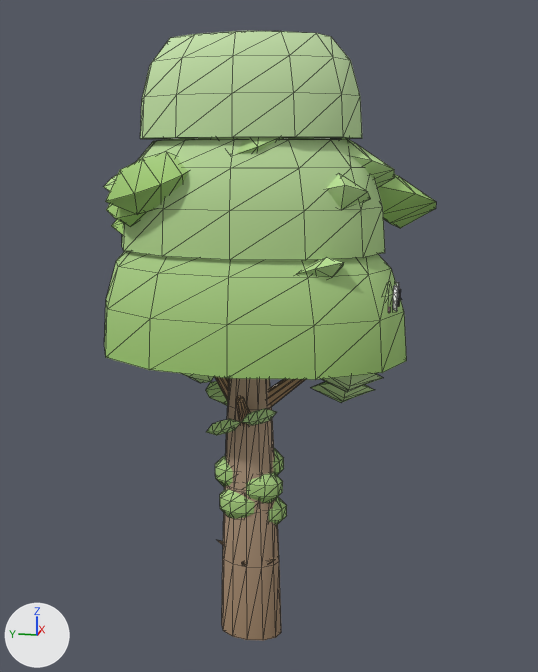
A saved change to the glTF model web-forest/public/model/species/cerbera-manghas.glb.
One viewpoint serves both versions: a 50 mm lens placed at (-0.982, -0.215, 0.71), pointed at (0.012, -0.017, 0.462). Every picture has the same lights, and +X, +Y and +Z are marked at lower left. The first picture is the older version. Mesh edges are drawn as thin lines. Vertices at exactly the same position are counted once.

In view in the first picture: 'p12', 'p14', 'p18', 'p19', 'p20', 'p7', 'p9', 'trunk' and 5 more.
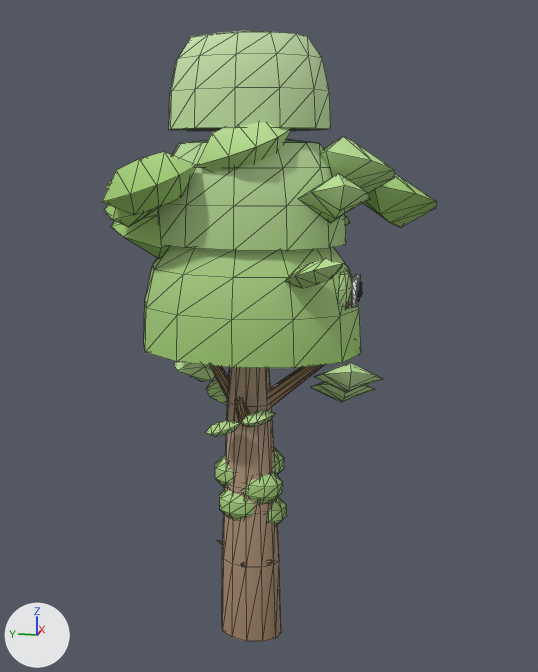
ob_body is not drawn itself; it is the parent of ob_trunk, ob_p0, ob_p1, ob_p2, ob_p3, ob_p4, ob_p5, ob_p6.

Where the change shows, as pixel boxes [x1, y1, x2, y2] in the pictures (538 x 672 px; the box of a moved part takes in the faces that stretch with it):
'trunk', reshaped, rescaled (28% narrower): before [104, 30, 407, 640]; after [144, 30, 363, 642]
'p20', rescaled: before [105, 137, 287, 215]; after [102, 122, 292, 215]
'p19', rescaled: before [106, 138, 436, 228]; after [104, 136, 436, 228]
'p18', rescaled (mostly hidden before): before [104, 174, 371, 235]; after [105, 174, 371, 259]
'p14', rescaled: before [268, 374, 383, 407]; after [268, 362, 382, 407]
'p13', rescaled: before [181, 373, 229, 406]; after [174, 361, 229, 405]
'p17', rescaled: before [296, 257, 344, 278]; after [285, 258, 343, 288]
'p12', rescaled: before [206, 396, 276, 435]; after [205, 397, 276, 437]
'p9', rescaled: before [246, 472, 283, 503]; after [246, 472, 283, 504]
'p7', rescaled: before [220, 489, 255, 519]; after [220, 490, 254, 520]
'p10', rescaled: before [215, 456, 233, 487]; after [215, 456, 232, 487]
'p6', rescaled: [268, 497, 287, 525] in both
'p11', rescaled (mostly hidden): [273, 448, 284, 475] in both
'p4', rescaled (mostly hidden): before [242, 559, 276, 565]; after [241, 560, 275, 567]
'p5', rescaled (mostly hidden): before [217, 540, 223, 545]; after [218, 541, 223, 545]
part 1 of me_mesh_0, moved or reshaped: before [222, 378, 281, 640]; after [222, 367, 281, 642]
part 2 of me_mesh_0, moved or reshaped: before [104, 251, 407, 380]; after [144, 246, 361, 368]
part 3 of me_mesh_0, moved or reshaped: before [122, 137, 385, 260]; after [158, 139, 346, 250]
part 4 of me_mesh_0, moved or reshaped: before [140, 30, 362, 139]; after [169, 30, 331, 131]
part 5 of me_mesh_0, moved or reshaped (mostly hidden before): before [385, 285, 393, 304]; after [337, 272, 353, 309]
part 6 of me_mesh_0, moved or reshaped: before [395, 281, 399, 289]; after [355, 273, 360, 302]
part 7 of me_mesh_0, moved or reshaped: before [393, 285, 398, 312]; after [352, 277, 358, 308]
part 8 of me_mesh_0, moved or reshaped: before [397, 293, 400, 307]; after [357, 286, 360, 301]

Diff of the bpy script that builds the scene:
```diff
--- a/web-forest/public/model/species/cerbera-manghas.glb.py
+++ b/web-forest/public/model/species/cerbera-manghas.glb.py
@@ me_mesh_0 @@
 # used by ob_trunk; parent = ob_body; location = (0.0, 0.0, 0.0)
-me_mesh_0.from_pydata(...)  # 468 vertices, 880 faces; spans x -0.247..0.247, y -0.247..0.247, z 0.0..1.0
+me_mesh_0.from_pydata(...)  # 468 vertices, 880 faces; spans x -0.178..0.178, y -0.178..0.178, z 0.0..1.0
+# me_mesh_0 part 1: the loose piece of 62 vertices spanning x -0.054..0.054, y -0.054..0.054, z 0.0..0.562 is multiplied about the mesh origin by the matrix ((1.0, 0.0, 0.0), (0.0, 1.0, 0.0), (0.0, 0.0, 1.016))
+# me_mesh_0 part 2: the loose piece of 50 vertices spanning x -0.247..0.247, y -0.247..0.247, z 0.51..0.714 is scaled about its middle by (0.719, 0.719, 0.914), then moved by (0.0, 0.0, -0.001)
+# me_mesh_0 part 3: the loose piece of 50 vertices spanning x -0.209..0.209, y -0.209..0.209, z 0.679..0.857 is scaled about its middle by (0.722, 0.722, 0.914), then moved by (0.0, 0.0, 0.003)
+# me_mesh_0 part 4: the loose piece of 50 vertices spanning x -0.17..0.17, y -0.17..0.17, z 0.847..1.0 is scaled about its middle by (0.727, 0.727, 0.914), then moved by (0.0, 0.0, 0.007)
+# me_mesh_0 part 5: the loose piece of 42 vertices spanning x -0.076..0.076, y -0.224..-0.192, z 0.571..0.643 is scaled about its middle by (1, 1.12, 1.13), then moved by (0.0, 0.062, 0.007)
+# me_mesh_0 part 6: the loose piece of 22 vertices spanning x 0.004..0.058, y -0.23..-0.224, z 0.592..0.632 is scaled about its middle by (1, 1.12, 1.13), then moved by (0.0, 0.06, 0.008)
+# me_mesh_0 part 7: the loose piece of 22 vertices spanning x -0.058..-0.004, y -0.23..-0.224, z 0.592..0.632 is scaled about its middle by (1, 1.12, 1.13), then moved by (0.0, 0.06, 0.008)
+# me_mesh_0 part 8: the loose piece of 22 vertices spanning x -0.045..-0.017, y -0.233..-0.229, z 0.6..0.62 is scaled about its middle by (1, 1.12, 1.13), then moved by (0.0, 0.06, 0.007)
+# other edits to the shape of me_mesh_0 do not show in these pictures
 me_mesh_0.materials.append(mat_flat)
@@ ob_body @@
 ob_body.location = (0.0, 0.00879, 0.0)
-ob_body.scale = (0.504, 0.873, 0.86)
+ob_body.scale = (0.562, 0.873, 0.86)
```
